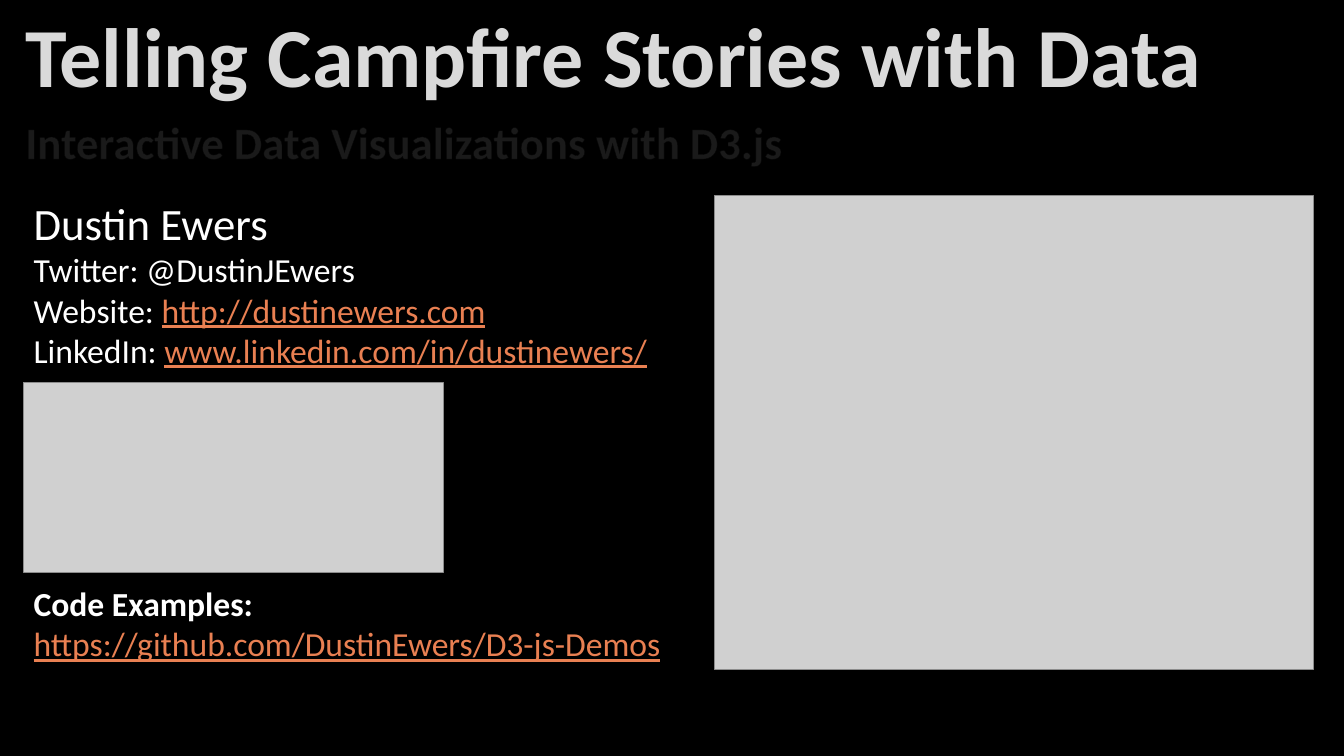
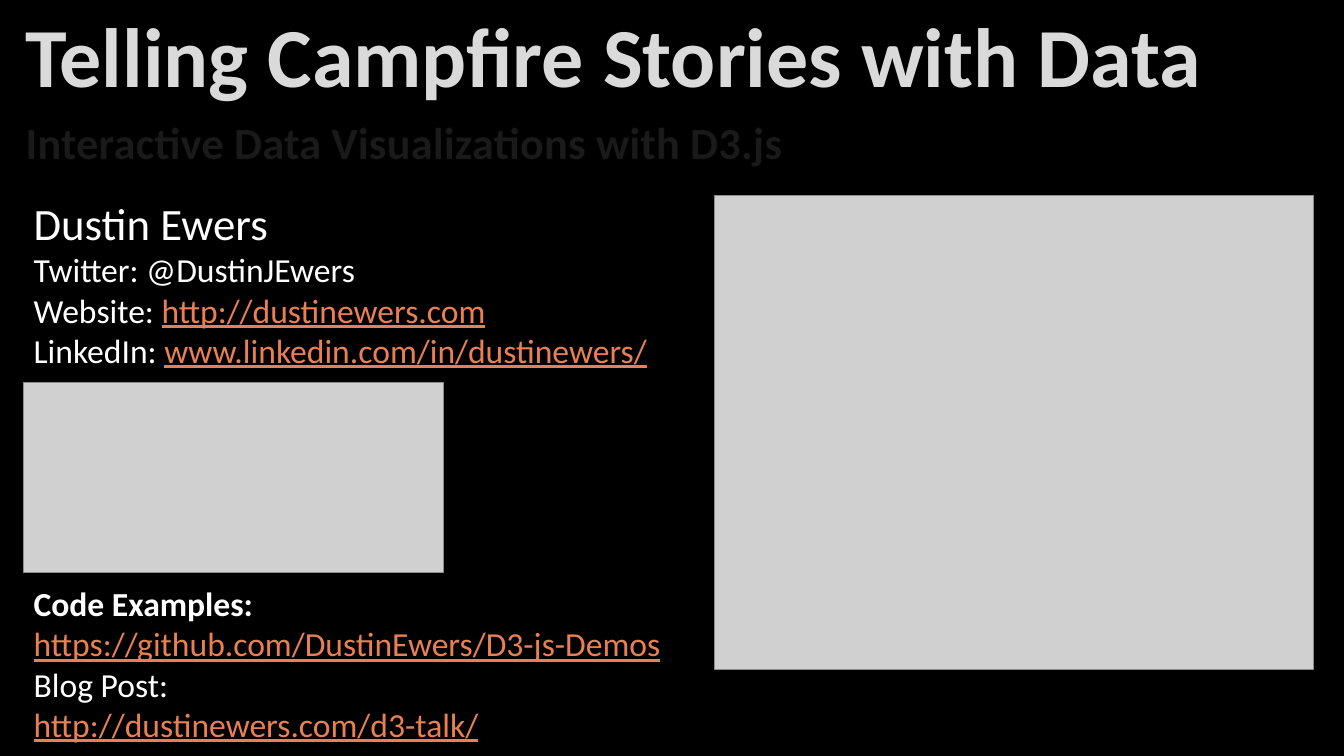
Before and after one commit to DustinEwers/D3-js-Demos, a slide deck: slide 1 of slides/d3.pptx. Drawn at 1344x756 pixels with LibreOffice and Linux fonts; fonts in the diff are those of the drawing; grey boxes stand for pictures; background and template pictures are left out. Boxes give left, top, right and bottom in pixels: in the first picture for what was removed or moved away, otherwise in the second. Text is boxed around its words. In the diff, an @@ line names an element or a change of style, - is before the commit and + after.

```diff
--- a/slides/d3.pptx
+++ b/slides/d3.pptx
@@ text at [34,673,479,743]: paragraphs added @@
+Blog Post:
+http://dustinewers.com/d3-talk/
```
Also in this commit, not shown: 2 other slides changed, 1 slide added, 2 slides removed, 4 other files.
